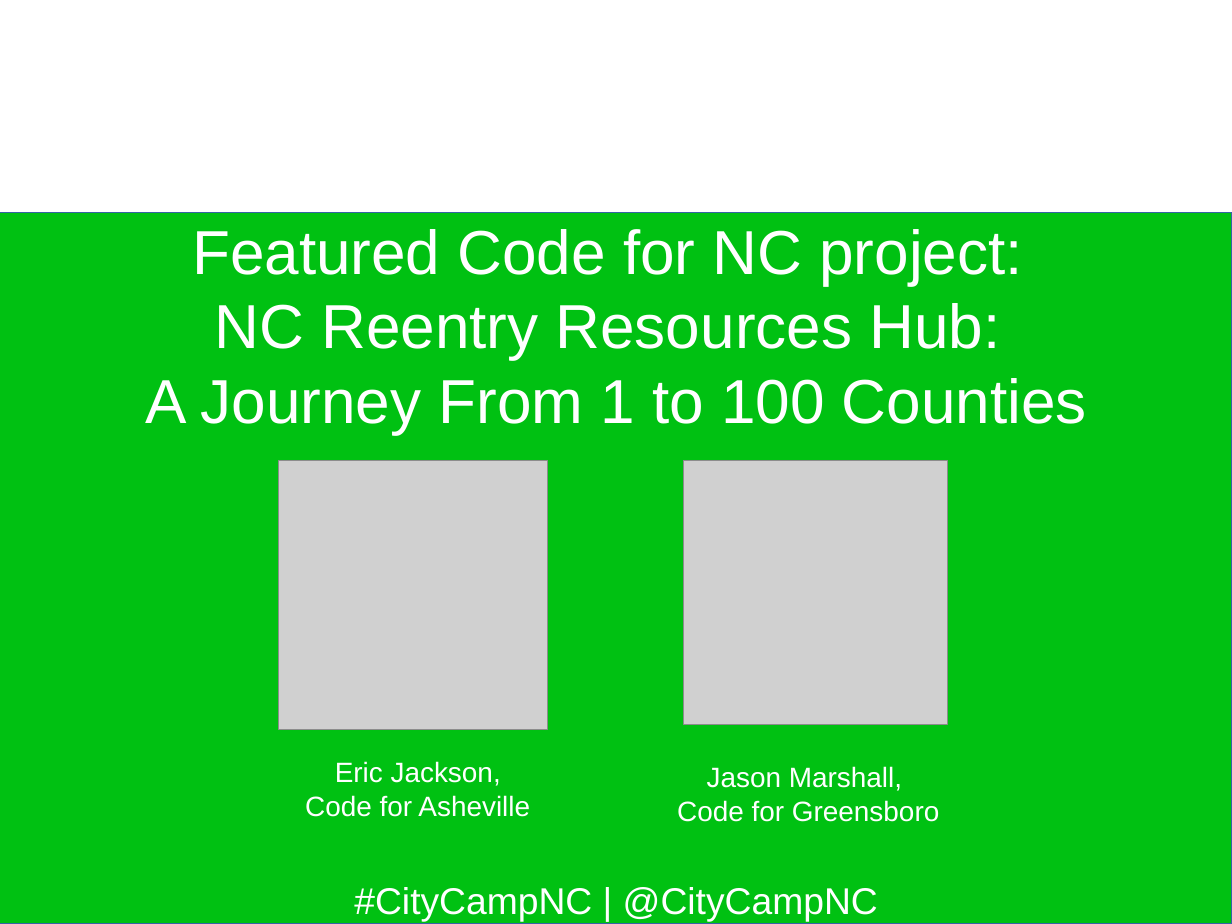
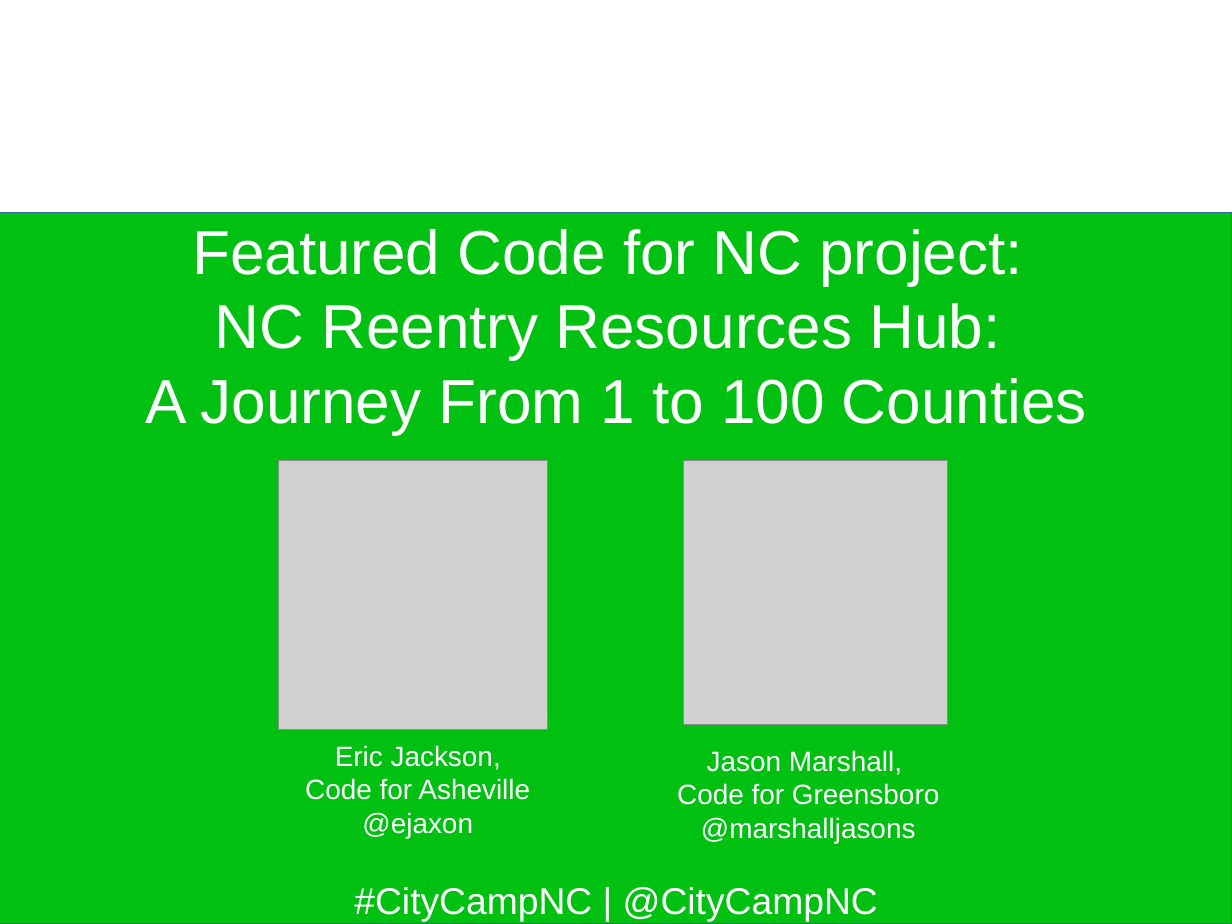
Before and after one commit to jhibbets/presentations, a slide deck: slide 36 of CCNC_2017.odp (slide 29 before the commit). Drawn at 1232x924 pixels with LibreOffice and Linux fonts; fonts in the diff are those of the drawing; grey boxes stand for pictures; background and template pictures are left out. Boxes give left, top, right and bottom in pixels: in the first picture for what was removed or moved away, otherwise in the second. Text is boxed around its words. In the diff, an @@ line names an element or a change of style, - is before the commit and + after.

```diff
--- a/CCNC_2017.odp
+++ b/CCNC_2017.odp
@@ text at box(362, 812, 473, 838): paragraph added @@
+@ejaxon
@@ text at box(701, 817, 916, 843): paragraph added @@
+@marshalljasons
```
Also in this commit, not shown: 17 other slides changed, 7 slides added.
